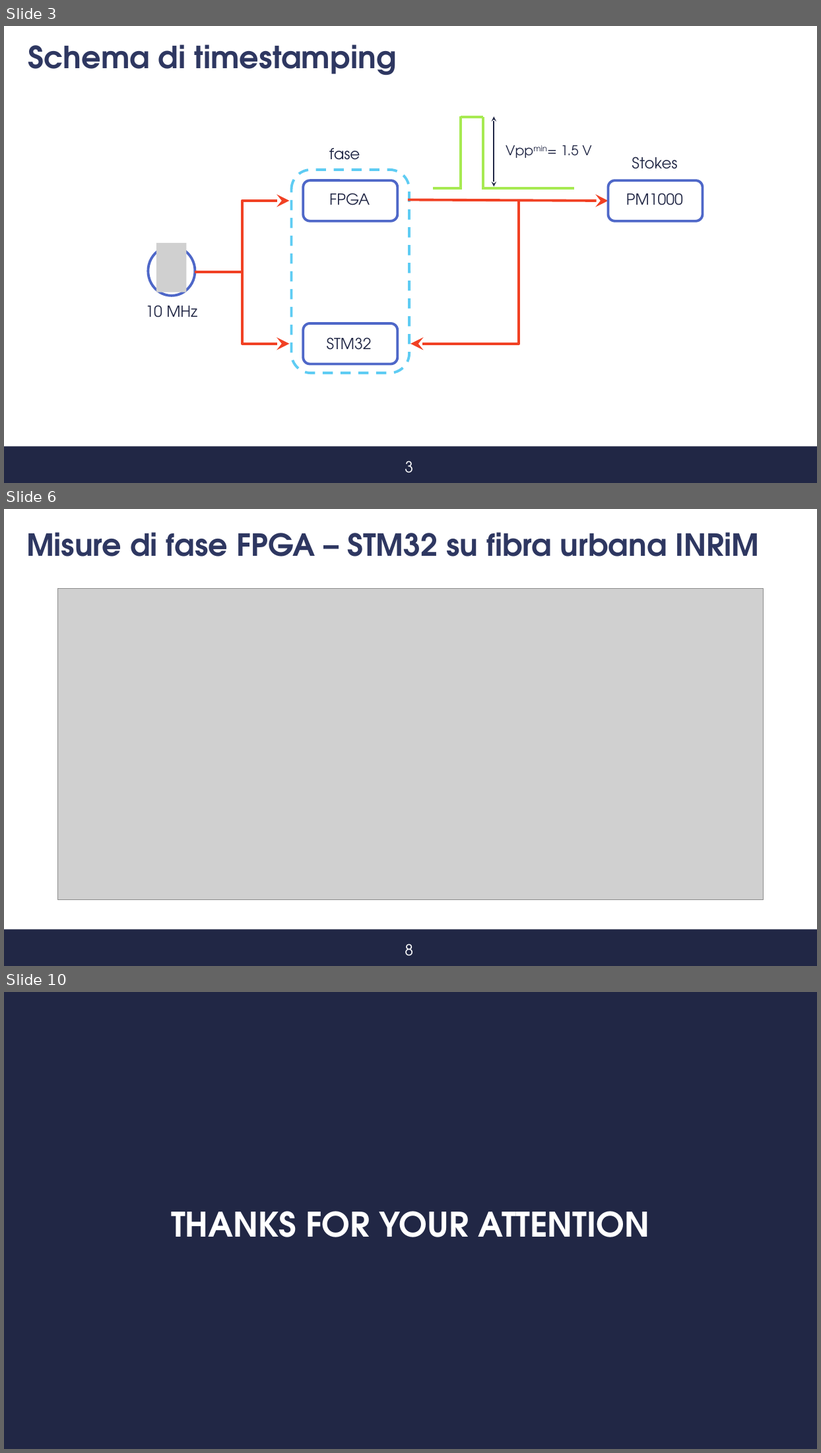
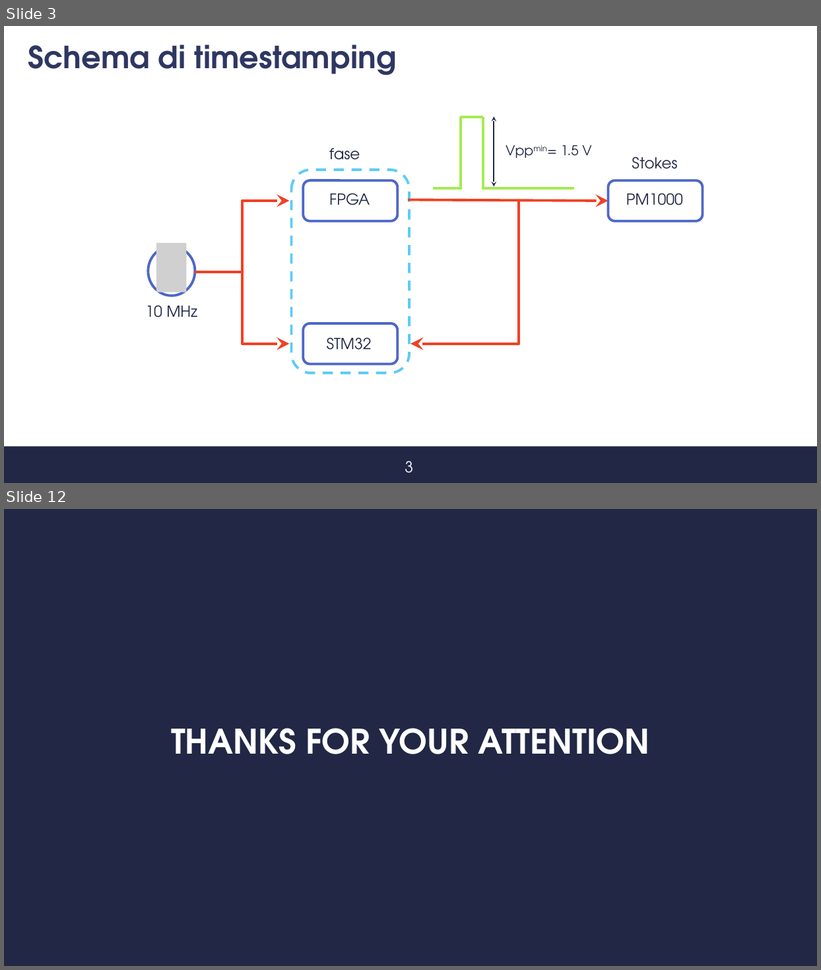
Before and after one commit to s347960/Presentazione, a slide deck: Presentazione_07_09.pptx. Shown one above the other, each under a label of ours: slides 3, 6 and 10 before the commit, slides 3 and 12 after it; the slides between them are not shown. The pictures are 821x1453 and 821x970 pixels, drawn with LibreOffice and Linux fonts; fonts in the diff are those of the drawing; grey boxes stand for pictures; background and template pictures are left out. Boxes give left, top, right and bottom in pixels: in the first picture for what was removed or moved away, otherwise in the second. Text is boxed around its words. In the diff, an @@ line names an element or a change of style, - is before the commit and + after.

```diff
--- a/Presentazione_07_09.pptx
+++ b/Presentazione_07_09.pptx
@@ slide 6 removed at [4,509,817,966], background #FFFFFF; not listed: 1 template element that a slide beside it also shows @@
@@ title removed at [26,532,760,557] @@
-Misure di fase FPGA – STM32 su fibra urbana INRiM
@@ picture removed at [57,589,764,900] @@
@@ text removed at [405,944,413,956] @@
-8
@@ what was slide 10 is now slide 12 @@
```
Also in this commit, not shown: 8 slides added, 5 other slides removed, 1 other file.
